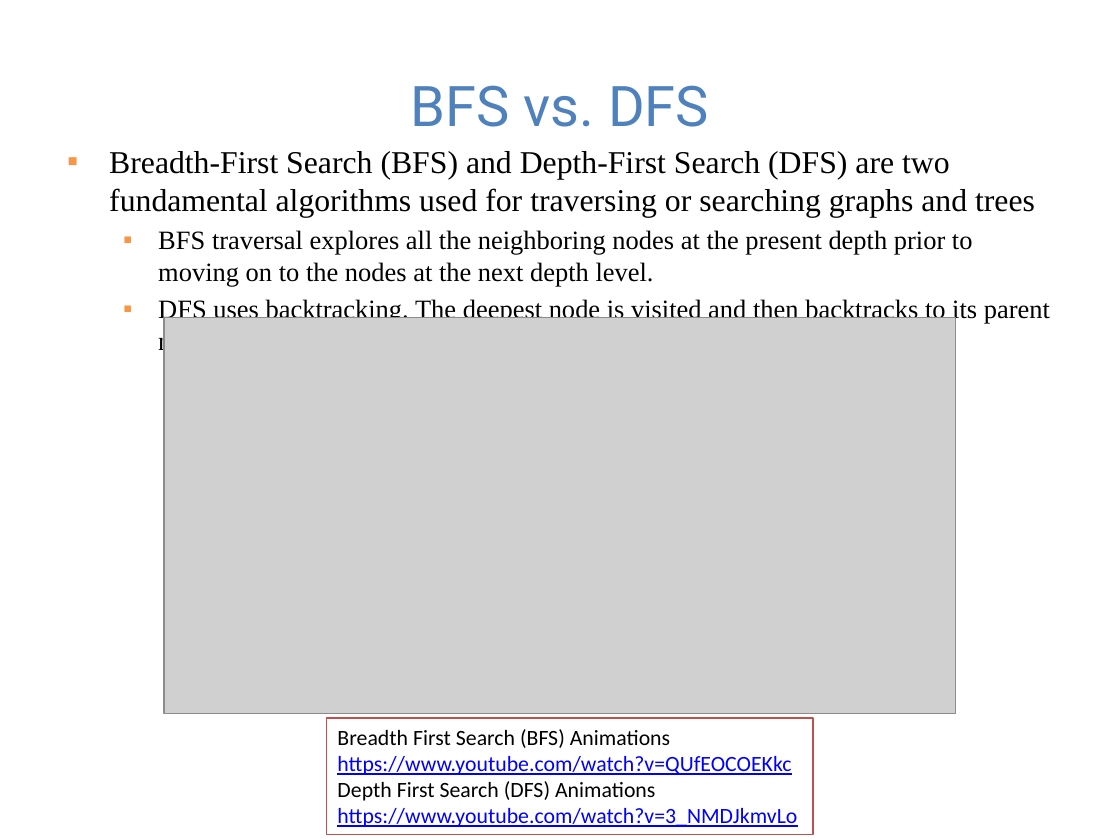
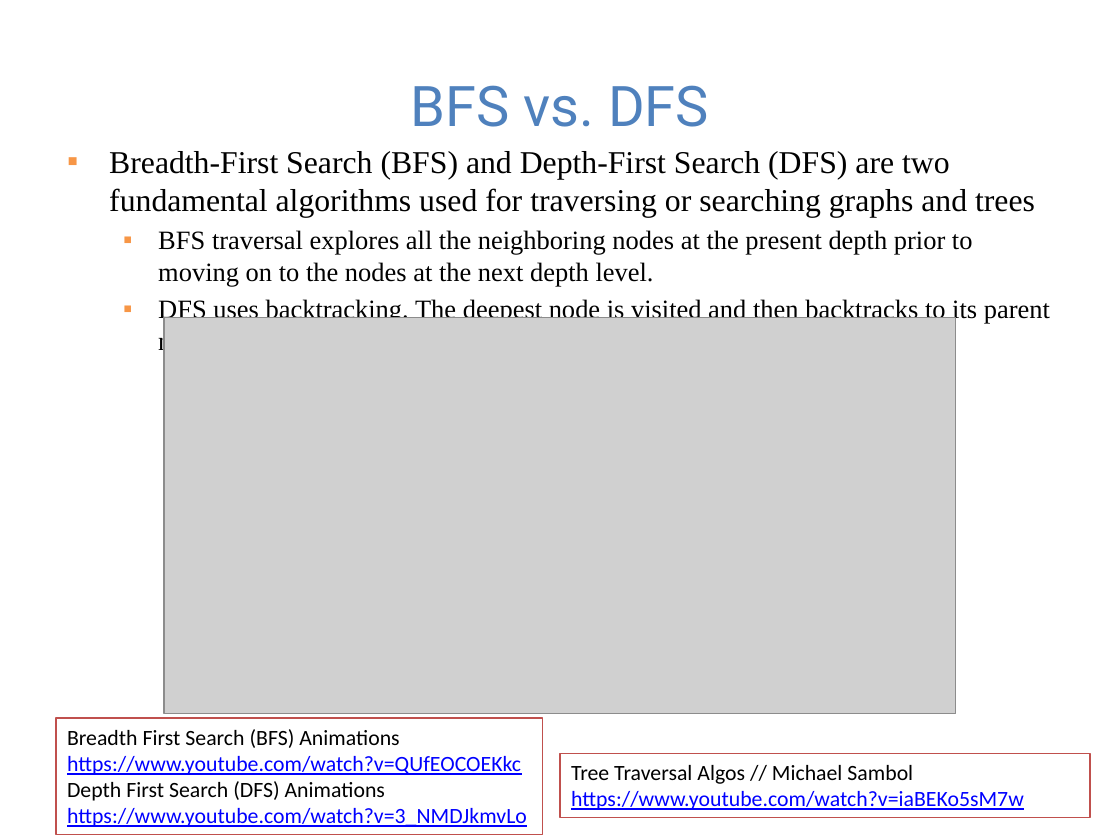
Before and after one commit to guhofstra/CSC111Fa25, a slide deck: slide 8 of PPTs/Lecture 8-binary search tree and trie.pptx. Drawn at 1120x840 pixels with LibreOffice and Linux fonts; fonts in the diff are those of the drawing; grey boxes stand for pictures. Boxes give left, top, right and bottom in pixels: in the first picture for what was removed or moved away, otherwise in the second. Text is boxed around its words. In the diff, an @@ line names an element or a change of style, - is before the commit and + after.

```diff
--- a/PPTs/Lecture 8-binary search tree and trie.pptx
+++ b/PPTs/Lecture 8-binary search tree and trie.pptx
@@ rectangle "Breadth First Search (BFS) Animations ...": place and size @@
-rectangle "Breadth First Search (BFS) Animations ..." at bbox=[326, 718, 812, 834]
+rectangle "Breadth First Search (BFS) Animations ..." at bbox=[56, 718, 542, 834]
@@ rectangle added at bbox=[560, 754, 1090, 818], fill #FFFFFF, outline #C0504D 1 pt, 14 pt, text #0000FF, underline @@
+Tree Traversal Algos // Michael Sambol
+https://www.youtube.com/watch?v=iaBEKo5sM7w
```
Also in this commit, not shown: 4 other slides changed, 10 slides added, 42 other files.
